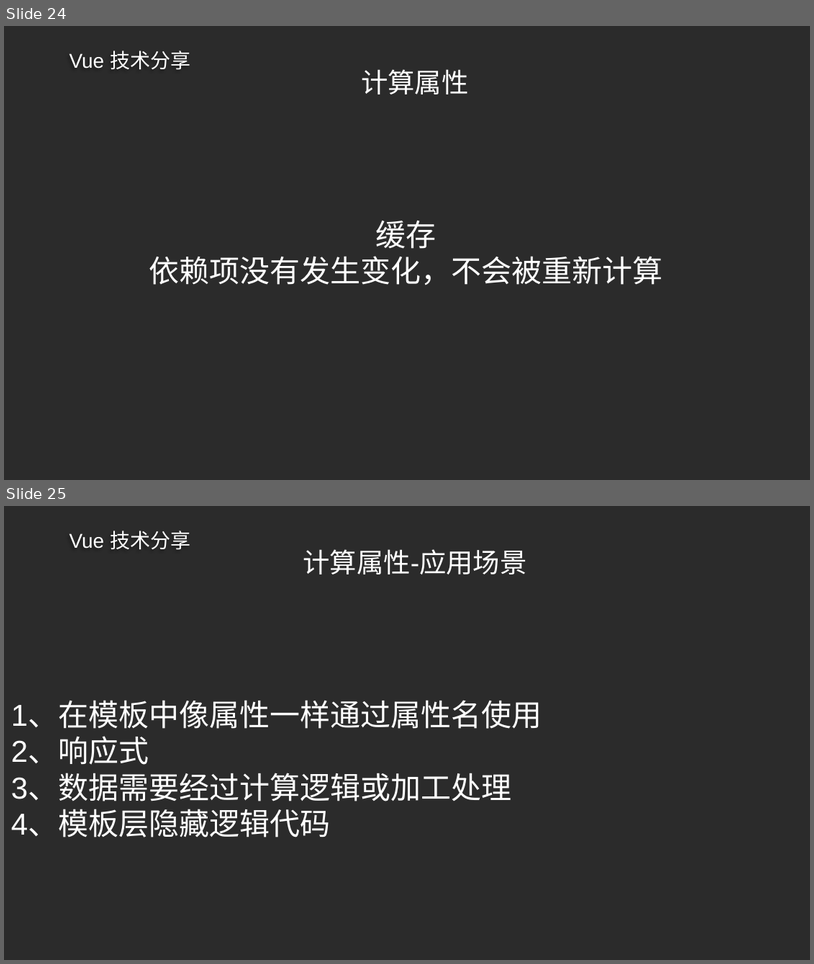
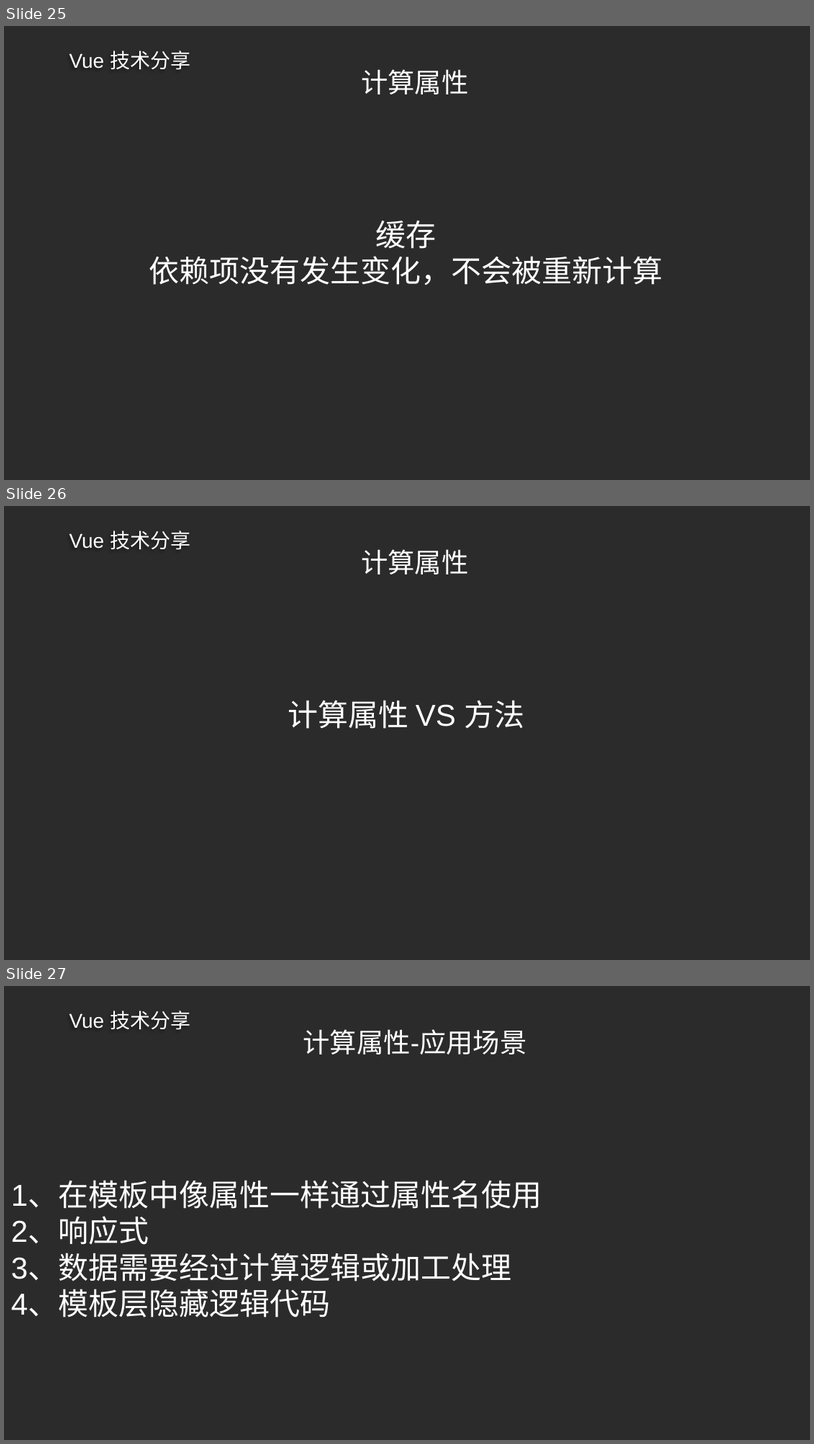
Before and after one commit to ldjdd/traing-library, a slide deck: vue/成稿.pptx. Shown one above the other, each under a label of ours: slides 24 and 25 before the commit, slides 25, 26 and 27 after it. The pictures are 814x964 and 814x1444 pixels, drawn with LibreOffice and Linux fonts; fonts in the diff are those of the drawing; background and template pictures are left out; a plain dark background stands for a picture behind light text. Boxes give left, top, right and bottom in pixels: in the first picture for what was removed or moved away, otherwise in the second. Text is boxed around its words. In the diff, an @@ line names an element or a change of style, - is before the commit and + after.

```diff
--- a/vue/成稿.pptx
+++ b/vue/成稿.pptx
@@ slide 26 added at (4, 506, 810, 960), background picture (left out); not listed: 1 template element that a slide beside it also shows @@
@@ title added at (361, 549, 468, 574), 32 pt, text #FFFFFF @@
+计算属性
@@ text added at (288, 700, 525, 728), 36 pt, text #FFFFFF @@
+计算属性 VS 方法
@@ what was slide 24 is now slide 25 @@
@@ what was slide 25 is now slide 27 @@
```
Also in this commit, not shown: 3 slides changed, 2 other slides added, 16 other files.
